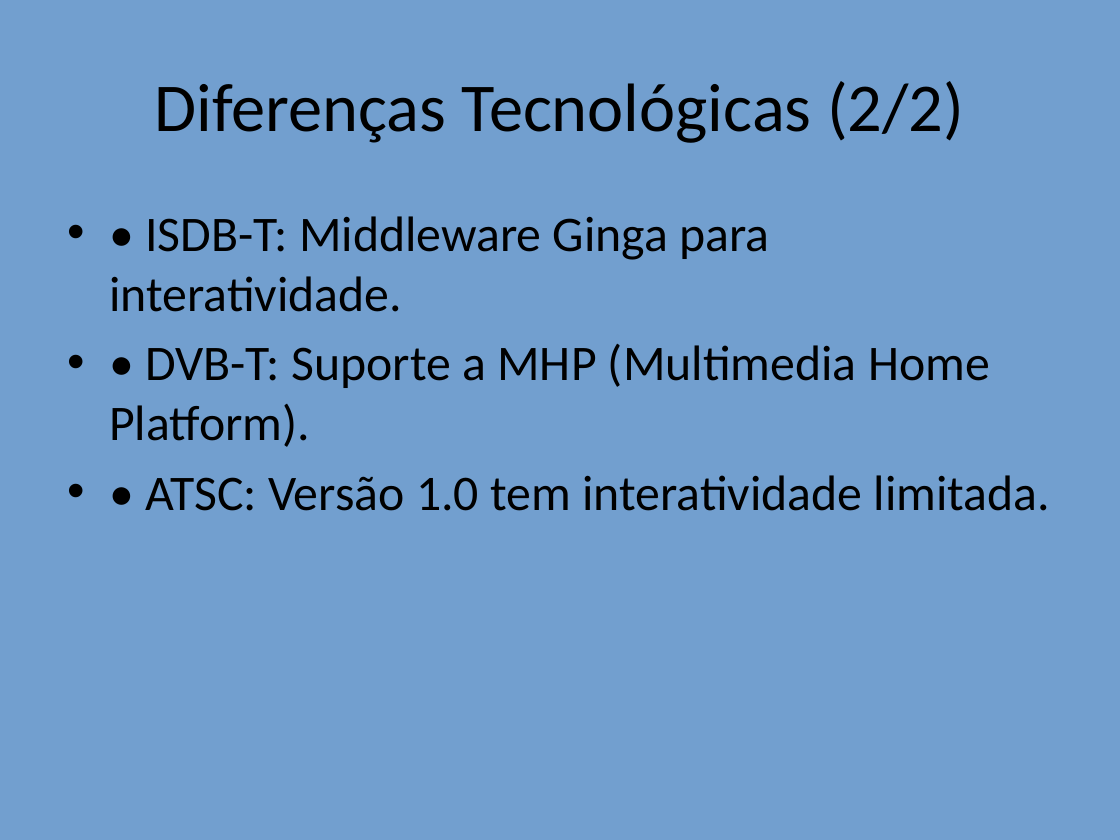
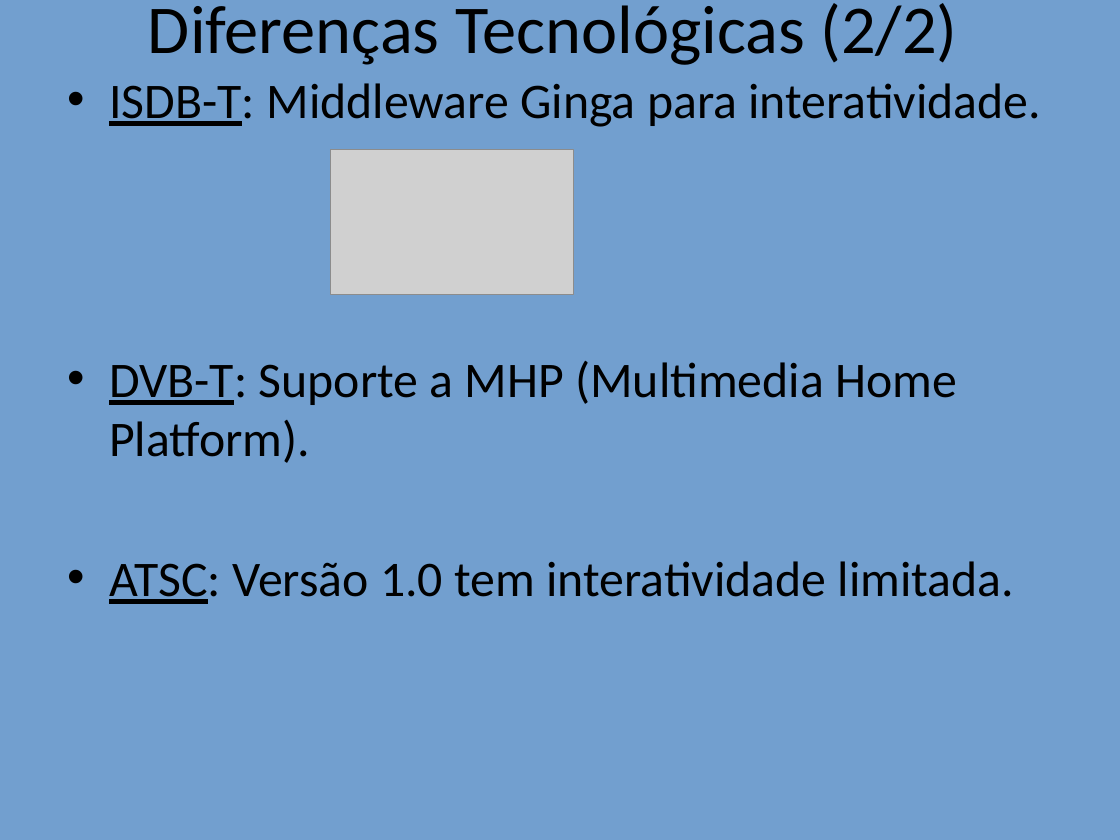
Before and after one commit to alenior/IFCE, a slide deck: slide 6 of P7/TV DIGITAL/Comparacao_TV_Digital_Com_Imagens.odp (slide 5 before the commit). Drawn at 1120x840 pixels with LibreOffice and Linux fonts; fonts in the diff are those of the drawing; grey boxes stand for pictures. Boxes give left, top, right and bottom in pixels: in the first picture for what was removed or moved away, otherwise in the second. Text is boxed around its words. In the diff, an @@ line names an element or a change of style, - is before the commit and + after.

```diff
--- a/P7/TV DIGITAL/Comparacao_TV_Digital_Com_Imagens.odp
+++ b/P7/TV DIGITAL/Comparacao_TV_Digital_Com_Imagens.odp
@@ title "Diferenças Tecnológicas (2/2)" moved from (x1=155, y1=81, x2=964, y2=143) to (x1=148, y1=3, x2=957, y2=65) @@
@@ text at (x1=109, y1=83, x2=1041, y2=604): text changed @@
-• • ISDB-T: Middleware Ginga para interatividade.
-• • DVB-T: Suporte a MHP (Multimedia Home Platform).
-• • ATSC: Versão 1.0 tem interatividade limitada.
+• ISDB-T: Middleware Ginga para interatividade.
+• DVB-T: Suporte a MHP (Multimedia Home Platform).
+• ATSC: Versão 1.0 tem interatividade limitada.
@@ picture added at (x1=330, y1=149, x2=573, y2=295) @@
```
Also in this commit, not shown: 10 other slides changed, 2 slides added, 10 other files.
